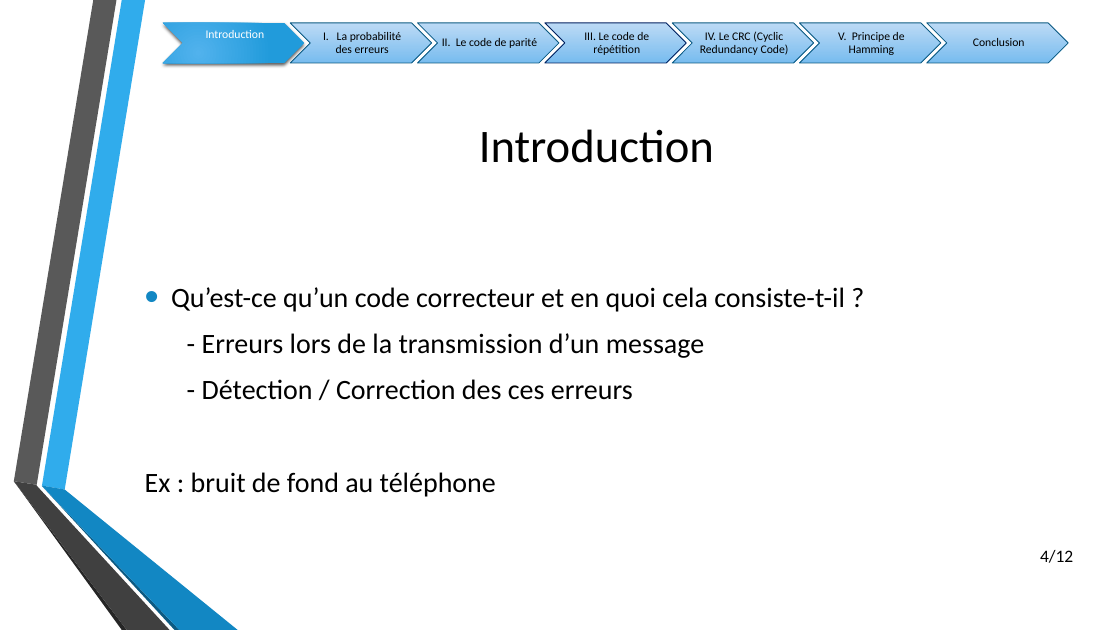
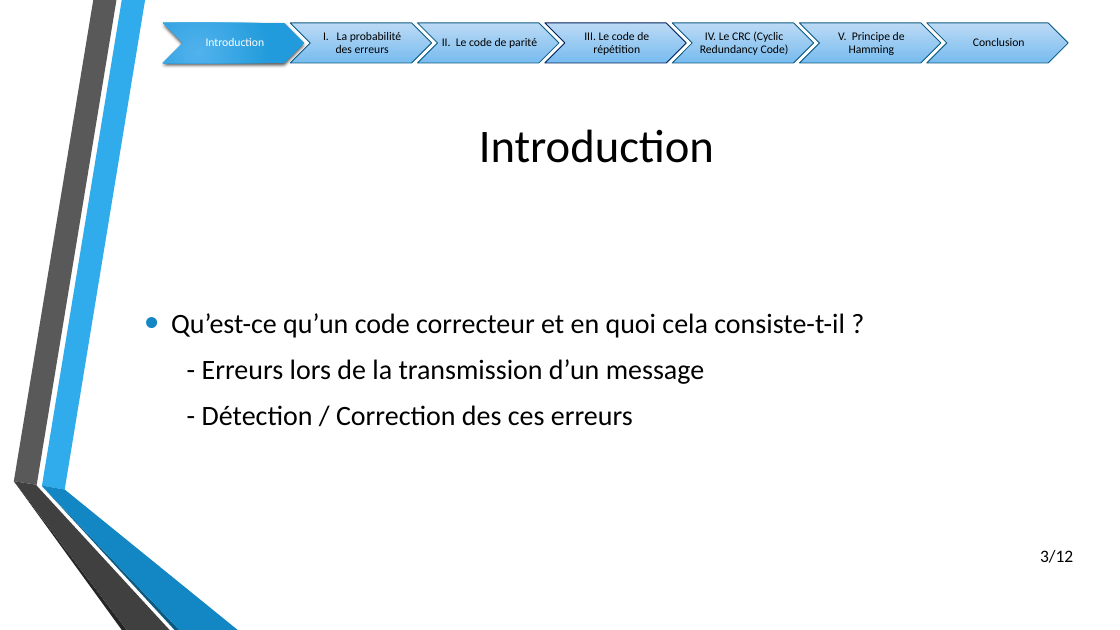
Before and after one commit to Guyoms/PTUT2016, a slide deck: slide 3 of SOUTENANCE/Modélisations Mathématiques.pptx (slide 4 before the commit). Drawn at 1120x630 pixels with LibreOffice and Linux fonts; fonts in the diff are those of the drawing; background and template pictures are left out. Boxes give left, top, right and bottom in pixels: in the first picture for what was removed or moved away, otherwise in the second. Text is boxed around its words. In the diff, an @@ line names an element or a change of style, - is before the commit and + after.

```diff
--- a/SOUTENANCE/Modélisations Mathématiques.pptx
+++ b/SOUTENANCE/Modélisations Mathématiques.pptx
@@ text "Introduction" moved from (x1=206, y1=30, x2=265, y2=38) to (x1=206, y1=38, x2=265, y2=46) @@
@@ text at (x1=145, y1=472, x2=496, y2=497): paragraph removed @@
-Ex : bruit de fond au téléphone
@@ page number at (x1=1040, y1=550, x2=1073, y2=563): text changed @@
-4/12
+3/12
```
Also in this commit, not shown: 1 other slide changed.
